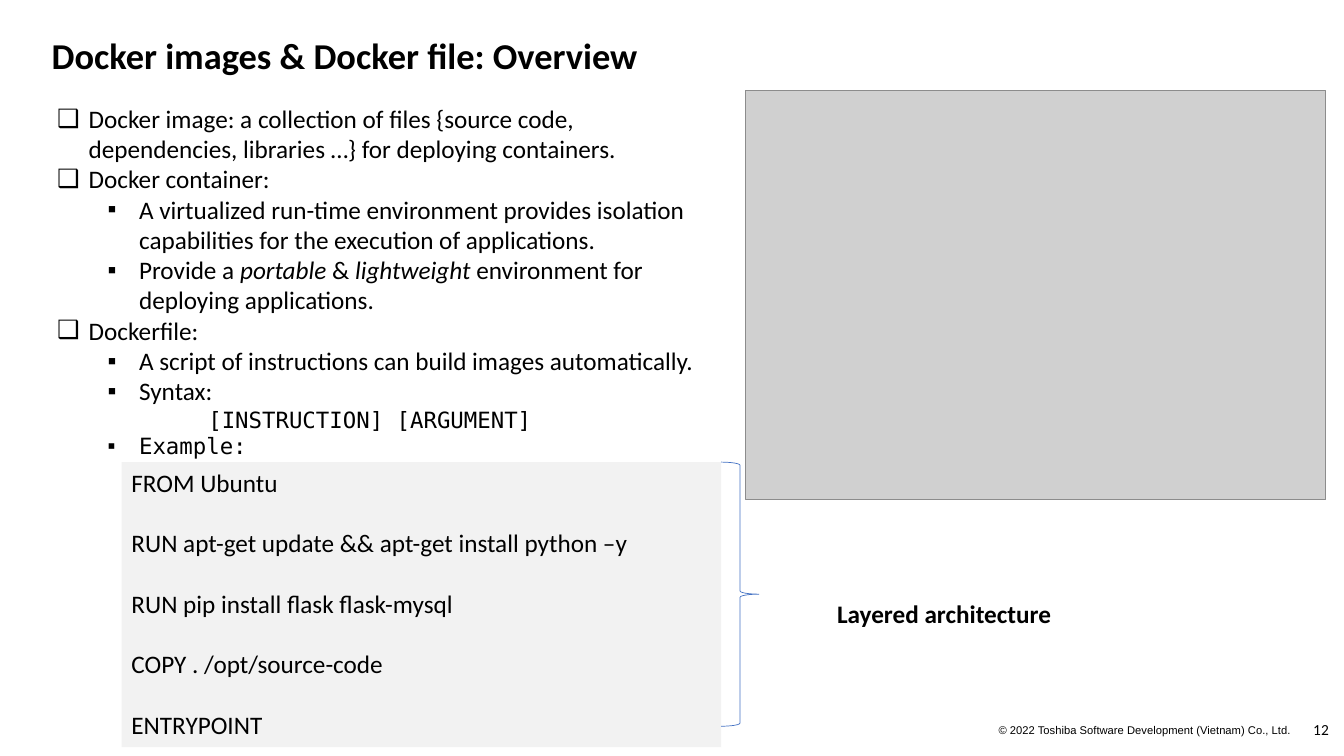
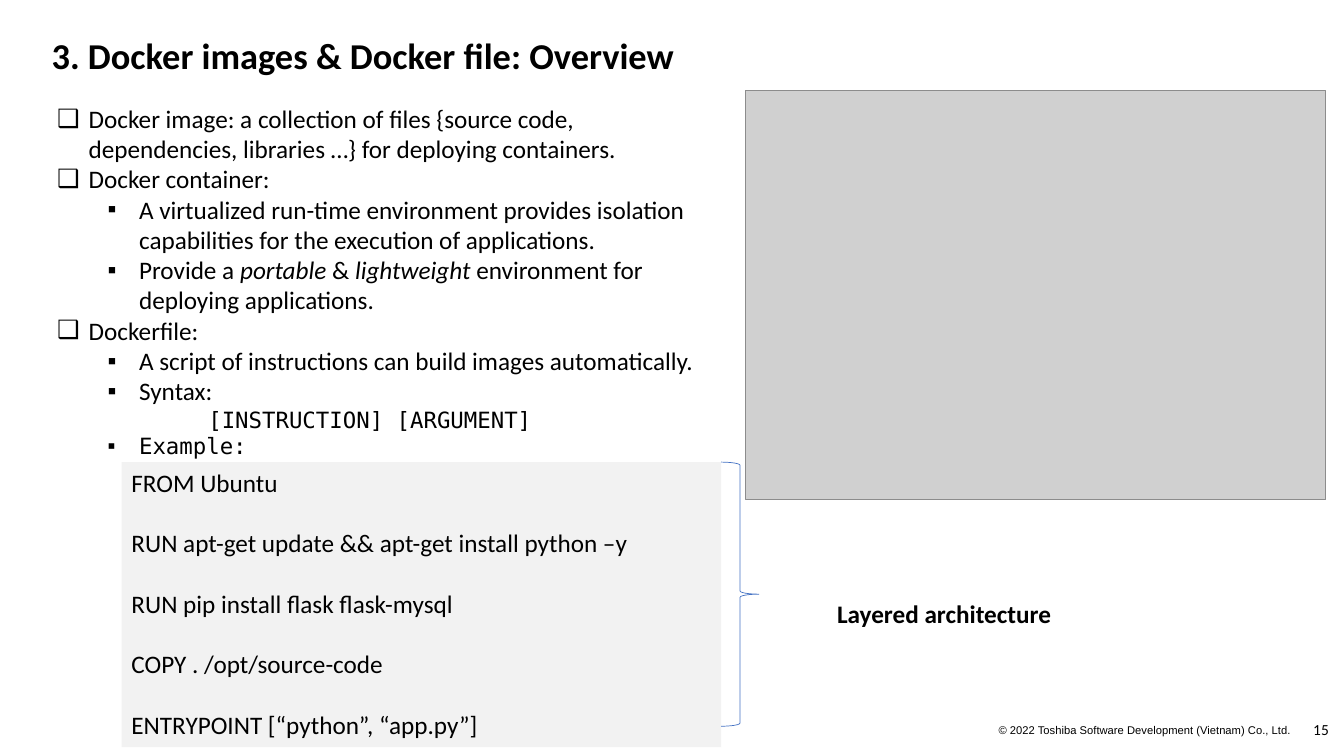
Before and after one commit to Doan-Nguyen/Programming, a slide deck: slide 15 of Docker_Kubeneste.pptx (slide 12 before the commit). Drawn at 1344x756 pixels with LibreOffice and Linux fonts; fonts in the diff are those of the drawing; grey boxes stand for pictures; background and template pictures are left out. Boxes give left, top, right and bottom in pixels: in the first picture for what was removed or moved away, otherwise in the second. Text is boxed around its words. In the diff, an @@ line names an element or a change of style, - is before the commit and + after.

```diff
--- a/Docker_Kubeneste.pptx
+++ b/Docker_Kubeneste.pptx
@@ title at <box>52,43,673,75</box>: text changed @@
-Docker images & Docker file: Overview
+3. Docker images & Docker file: Overview
@@ text in rectangle at <box>131,715,477,738</box>: text changed @@
-ENTRYPOINT
+ENTRYPOINT [“python”, “app.py”]
@@ page number at <box>1313,725,1329,735</box>: text changed @@
-12
+15
```
Also in this commit, not shown: 19 other slides changed, 19 slides added, 4 slides removed.
